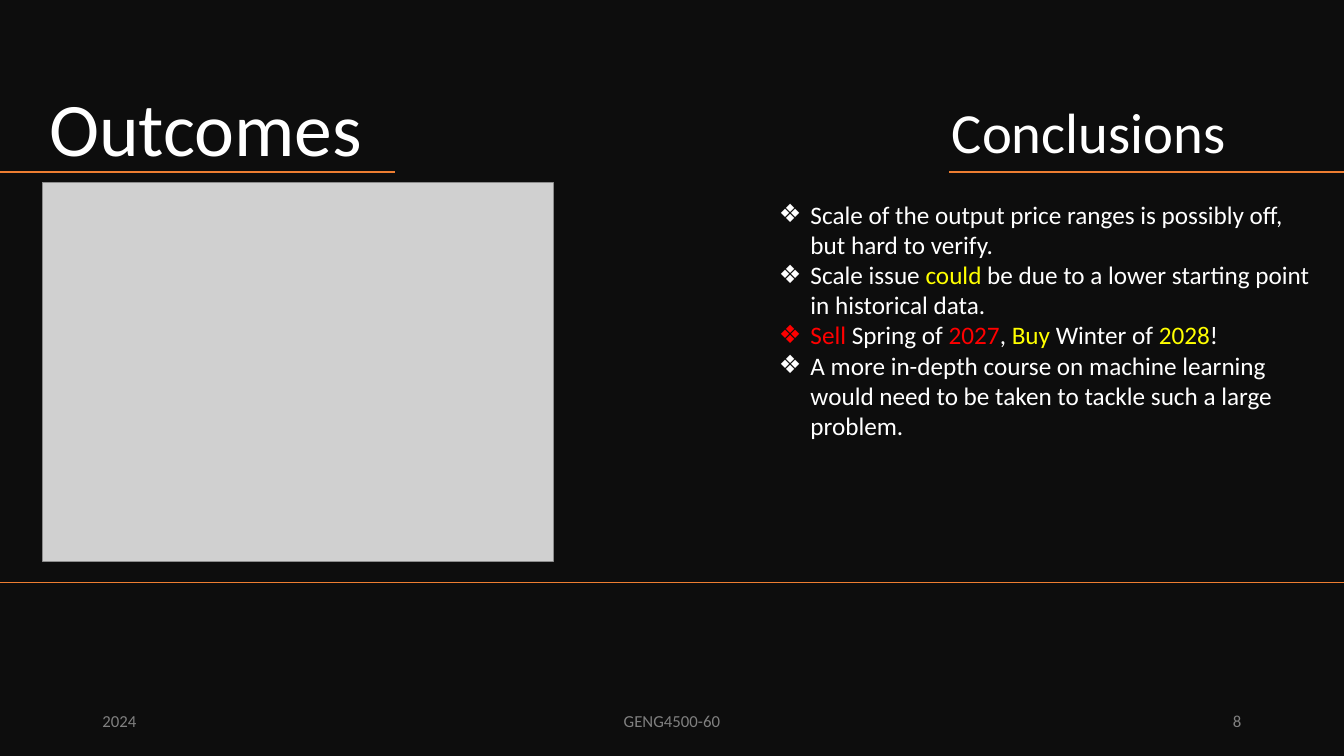
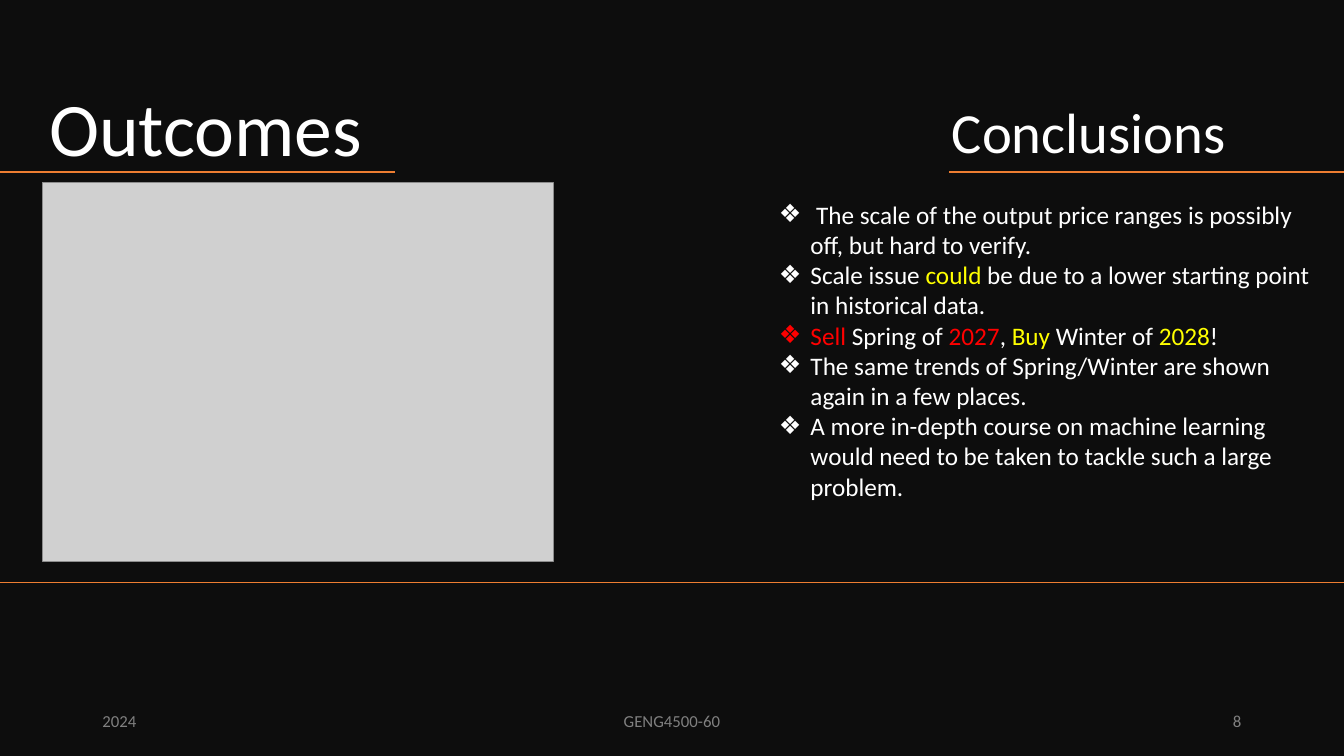
Before and after one commit to PMcTwist/Machine_Learn_Project, a slide deck: slide 8 of Presentation/ALI_Raymond_MAYNARD_Patrick_GENG4500_Final_presentation_2024.pptx. Drawn at 1344x756 pixels with LibreOffice and Linux fonts; fonts in the diff are those of the drawing; grey boxes stand for pictures. Boxes give left, top, right and bottom in pixels: in the first picture for what was removed or moved away, otherwise in the second. Text is boxed around its words. In the diff, an @@ line names an element or a change of style, - is before the commit and + after.

Commit message:
-Updated the conclusions slide to show the actual pattern we found
P@

```diff
--- a/Presentation/ALI_Raymond_MAYNARD_Patrick_GENG4500_Final_presentation_2024.pptx
+++ b/Presentation/ALI_Raymond_MAYNARD_Patrick_GENG4500_Final_presentation_2024.pptx
@@ text at <box>810,206,1291,258</box>: text changed @@
-❖ Scale of the output price ranges is possibly off, but hard to verify.
+❖ The scale of the output price ranges is possibly off, but hard to verify.
@@ text at <box>810,357,1269,410</box>: paragraph added @@
+❖ The same trends of Spring/Winter are shown again in a few places.
```
